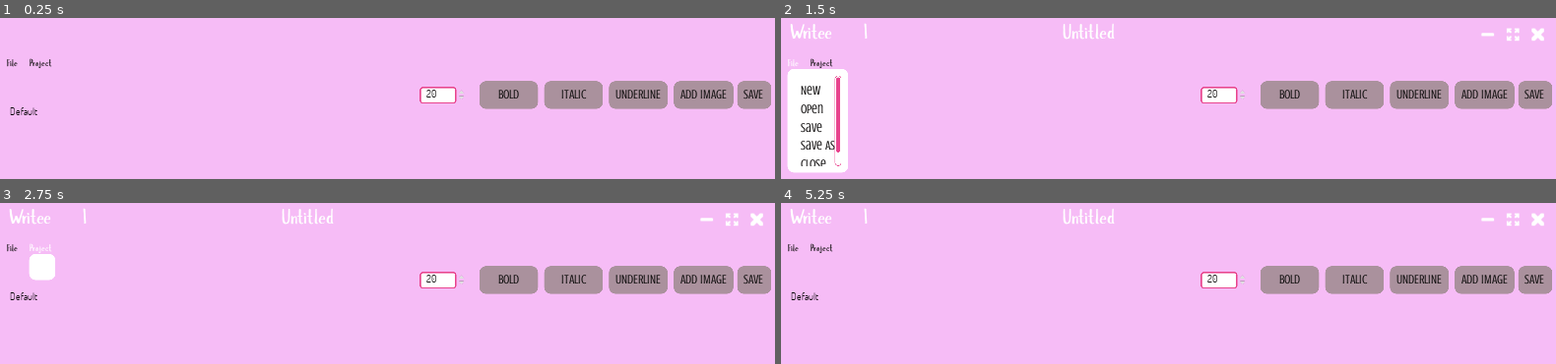
Above: before the commit, frames 1-4 (two rows, left to right).
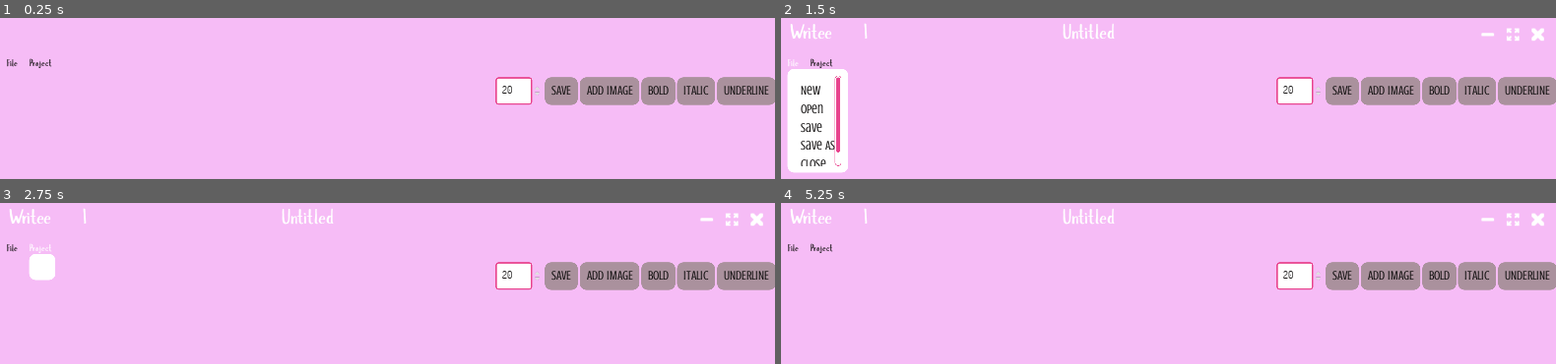
Above: after the commit, the same moments.

Repository: Lulullia/Writee
Game: Godot game, scene res://Main.tscn
Same seed, same stepped clock (60 frames per second), same inputs: the game is played once before the commit and once after it.
Inputs (mouse positions are in pixels of both pictures, inside the frame that each line leads up to):
- Up to frame 1 (0.25 s): no input
- Up to frame 2 (1.5 s): click (1486, 34) at 0.5 s; click "File" at 1.25 s
- Up to frame 3 (2.75 s): click "Project" at 2 s
- Up to frame 4 (5.25 s): click (1486, 219) at 2.75 s; click "File" at 3.5 s; click "Project" at 4.25 s; click (1486, 219) at 5 s

The runs differ from the first frame. In frame 1, 5.0% of the frame differs, in the area x 1-100%, y 36-61%; in frame 2, 4.9%; in frame 3, 5.0%; in frame 4, 5.0%.
Error before the commit: Attempt to call function 'get_font' in base 'null instance' on a null instance. (res://WritingEnvironment/Write_Environment.gd:156)

Commit message:
Fix to WriteEnv bug where everything deleted

Diff:
--- a/!TESTS/Tree_DropData.gd
+++ b/!TESTS/Tree_DropData.gd
@@ -1,4 +1,4 @@
-extends Control
+extends TreeItem
 
 var dosis_tree = "res://Assets/themes/Dosis_Tree.tres"
 
@@ -7,7 +7,7 @@
 	# Use a label as drag preview
 	var prev = Label.new()
 	prev.font = load(dosis_tree)
-#	prev.text = get_text()
+	prev.text = get_text(0)
 
 	set_drag_preview(prev)
 
--- a/!TESTS/WritingSpace.gd
+++ b/!TESTS/WritingSpace.gd
@@ -94,7 +94,7 @@
 	new_tab = tabbed_space.get_current_tab_control()
 
 	#Attaching Drag-n-Drop Script to new_item
-	new_item.set_script(tree_item_script)
+	new_item.set_script(load(tree_item_script))
 
 	#Checking ID
 	match id:
--- a/WritingEnvironment/Write_Environment.tscn
+++ b/WritingEnvironment/Write_Environment.tscn
@@ -29,7 +29,68 @@
 theme = ExtResource( 1 )
 script = ExtResource( 2 )
 
-[node name="TextEdit" type="TextEdit" parent="."]
+[node name="Env" type="VBoxContainer" parent="."]
+anchor_right = 1.0
+anchor_bottom = 1.0
+
+[node name="Buttons" type="HBoxContainer" parent="Env"]
+margin_right = 1216.0
+margin_bottom = 41.0
+alignment = 2
+
+[node name="size" type="SpinBox" parent="Env/Buttons"]
+margin_left = 783.0
+margin_right = 855.0
+margin_bottom = 41.0
+min_value = 1.0
+max_value = 200.0
+value = 20.0
+rounded = true
+
+[node name="save" type="Button" parent="Env/Buttons"]
+margin_left = 859.0
+margin_right = 909.0
+margin_bottom = 41.0
+disabled = true
+text = "SAVE"
+
+[node name="image" type="Button" parent="Env/Buttons" groups=[
+"edition_buttons",
+]]
+margin_left = 913.0
+margin_right = 1003.0
+margin_bottom = 41.0
+disabled = true
+text = "ADD IMAGE"
+
+[node name="bold" type="Button" parent="Env/Buttons" groups=[
+"edition_buttons",
+]]
+margin_left = 1007.0
+margin_right = 1061.0
+margin_bottom = 41.0
+disabled = true
+text = "BOLD"
+
+[node name="italic" type="Button" parent="Env/Buttons" groups=[
+"edition_buttons",
+]]
+margin_left = 1065.0
+margin_right = 1123.0
+margin_bottom = 41.0
+disabled = true
+text = "ITALIC"
+
+[node name="underline" type="Button" parent="Env/Buttons" groups=[
+"edition_buttons",
+]]
+margin_left = 1127.0
+margin_right = 1216.0
+margin_bottom = 41.0
+disabled = true
+text = "UNDERLINE"
+
+[node name="TextEdit" type="TextEdit" parent="Env"]
 visible = false
 anchor_right = 1.0
 anchor_bottom = 1.0
@@ -45,13 +106,10 @@
 caret_blink = true
 caret_blink_speed = 0.42
 
-[node name="RichTextLabel" type="RichTextLabel" parent="."]
-anchor_right = 1.0
-anchor_bottom = 1.0
-margin_left = 35.0
-margin_top = 42.0
-margin_right = -38.0
-margin_bottom = -80.0
+[node name="RichText" type="RichTextLabel" parent="Env"]
+margin_top = 45.0
+margin_right = 1216.0
+margin_bottom = 45.0
 custom_fonts/mono_font = SubResource( 1 )
 custom_fonts/bold_italics_font = SubResource( 2 )
 custom_fonts/italics_font = SubResource( 3 )
@@ -62,64 +120,6 @@
 bbcode_text = "Default"
 meta_underlined = false
 text = "Default"
-
-[node name="save" type="Button" parent="."]
-anchor_left = 1.0
-anchor_right = 1.0
-margin_left = -58.0
-margin_top = 6.0
-margin_right = -6.0
-margin_bottom = 47.0
-disabled = true
-text = "SAVE"
-
-[node name="image" type="Button" parent="." groups=[
-"edition_buttons",
-]]
-anchor_left = 1.0
-anchor_right = 1.0
-margin_left = -156.0
-margin_top = 6.0
-margin_right = -66.0
-margin_bottom = 47.0
-disabled = true
-text = "ADD IMAGE"
-
-[node name="bold" type="Button" parent="." groups=[
-"edition_buttons",
-]]
-anchor_left = 1.0
-anchor_right = 1.0
-margin_left = -456.0
-margin_top = 6.0
-margin_right = -366.0
-margin_bottom = 47.0
-disabled = true
-text = "BOLD"
-
-[node name="italic" type="Button" parent="." groups=[
-"edition_buttons",
-]]
-anchor_left = 1.0
-anchor_right = 1.0
-margin_left = -356.0
-margin_top = 6.0
-margin_right = -266.0
-margin_bottom = 47.0
-disabled = true
-text = "ITALIC"
-
-[node name="underline" type="Button" parent="." groups=[
-"edition_buttons",
-]]
-anchor_left = 1.0
-anchor_right = 1.0
-margin_left = -256.0
-margin_top = 6.0
-margin_right = -166.0
-margin_bottom = 47.0
-disabled = true
-text = "UNDERLINE"
 
 [node name="FileDialog" type="FileDialog" parent="."]
 anchor_left = 0.5
@@ -132,21 +132,11 @@
 margin_bottom = 259.0
 window_title = "Open a File"
 mode = 0
-
-[node name="SpinBox" type="SpinBox" parent="."]
-margin_left = 667.895
-margin_top = 14.5754
-margin_right = 739.895
-margin_bottom = 39.5754
-min_value = 1.0
-max_value = 200.0
-value = 20.0
-rounded = true
-[connection signal="gui_input" from="RichTextLabel" to="." method="_on_RichTextLabel_gui_input"]
-[connection signal="pressed" from="save" to="." method="_on_Button_pressed"]
-[connection signal="pressed" from="image" to="." method="_on_Button2_pressed"]
-[connection signal="pressed" from="bold" to="." method="_on_bold_pressed"]
-[connection signal="pressed" from="italic" to="." method="_on_italic_pressed"]
-[connection signal="pressed" from="underline" to="." method="_on_underline_pressed"]
+[connection signal="value_changed" from="Env/Buttons/size" to="." method="_on_size_value_changed"]
+[connection signal="pressed" from="Env/Buttons/save" to="." method="_on_save_pressed"]
+[connection signal="pressed" from="Env/Buttons/image" to="." method="_on_image_pressed"]
+[connection signal="pressed" from="Env/Buttons/bold" to="." method="_on_bold_pressed"]
+[connection signal="pressed" from="Env/Buttons/italic" to="." method="_on_italic_pressed"]
+[connection signal="pressed" from="Env/Buttons/underline" to="." method="_on_underline_pressed"]
+[connection signal="gui_input" from="Env/RichText" to="." method="_on_RichText_gui_input"]
 [connection signal="file_selected" from="FileDialog" to="." method="_on_FileDialog_file_selected"]
-[connection signal="value_changed" from="SpinBox" to="." method="_on_SpinBox_value_changed"]
